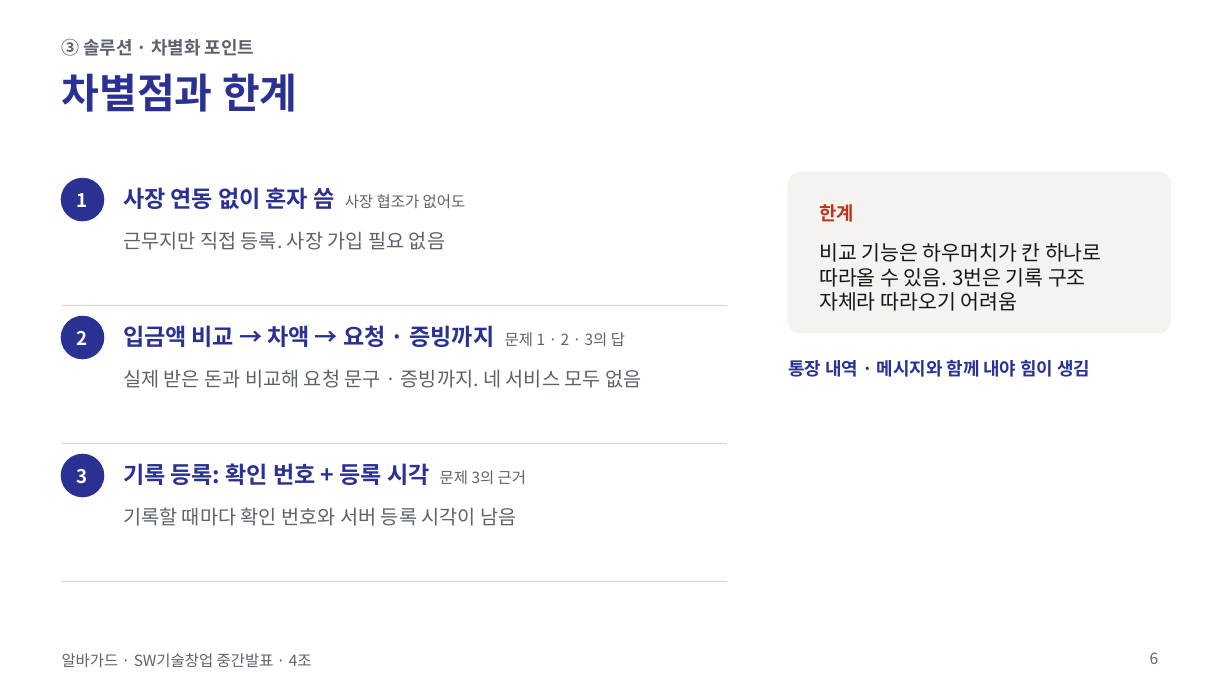
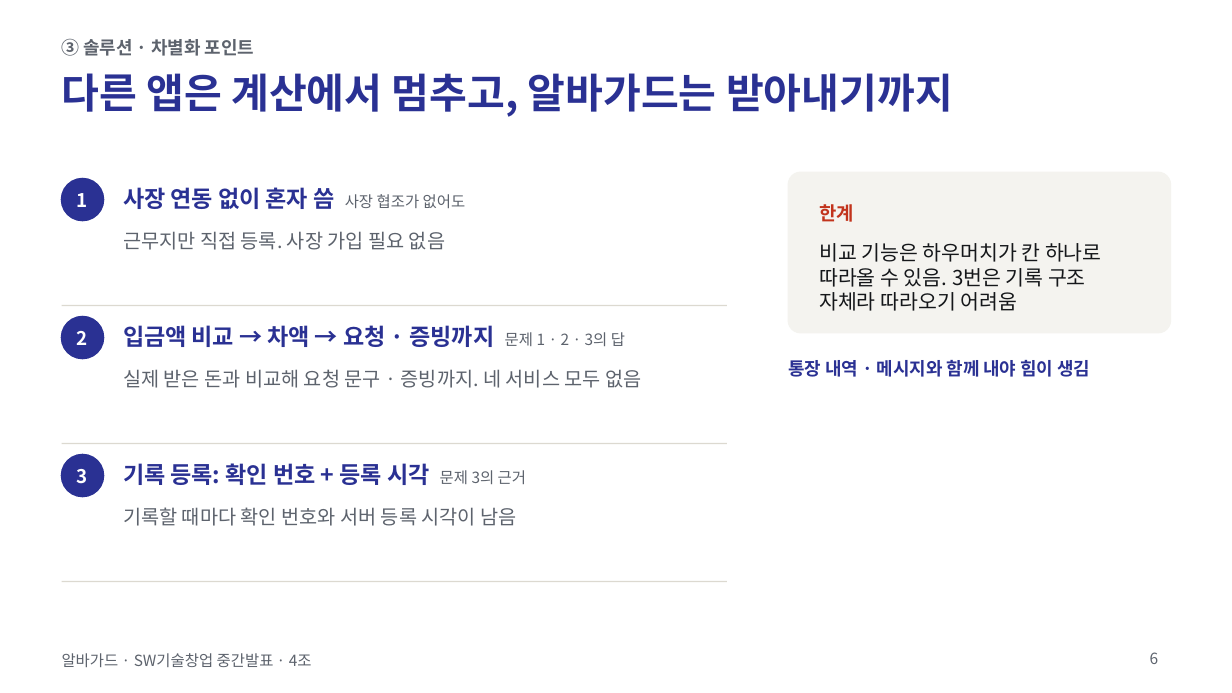
Before and after one commit to jihooni217/albaguard, a slide deck: slide 6 of docs/06_중간발표_PPT.pptx. Drawn at 1232x693 pixels with LibreOffice and Linux fonts; fonts in the diff are those of the drawing. Boxes give left, top, right and bottom in pixels: in the first picture for what was removed or moved away, otherwise in the second. Text is boxed around its words. In the diff, an @@ line names an element or a change of style, - is before the commit and + after.

```diff
--- a/docs/06_중간발표_PPT.pptx
+++ b/docs/06_중간발표_PPT.pptx
@@ title at (62,73,953,117): text changed @@
-차별점과 한계
+다른 앱은 계산에서 멈추고, 알바가드는 받아내기까지
```
Also in this commit, not shown: 1 other slide changed, 2 other files.
